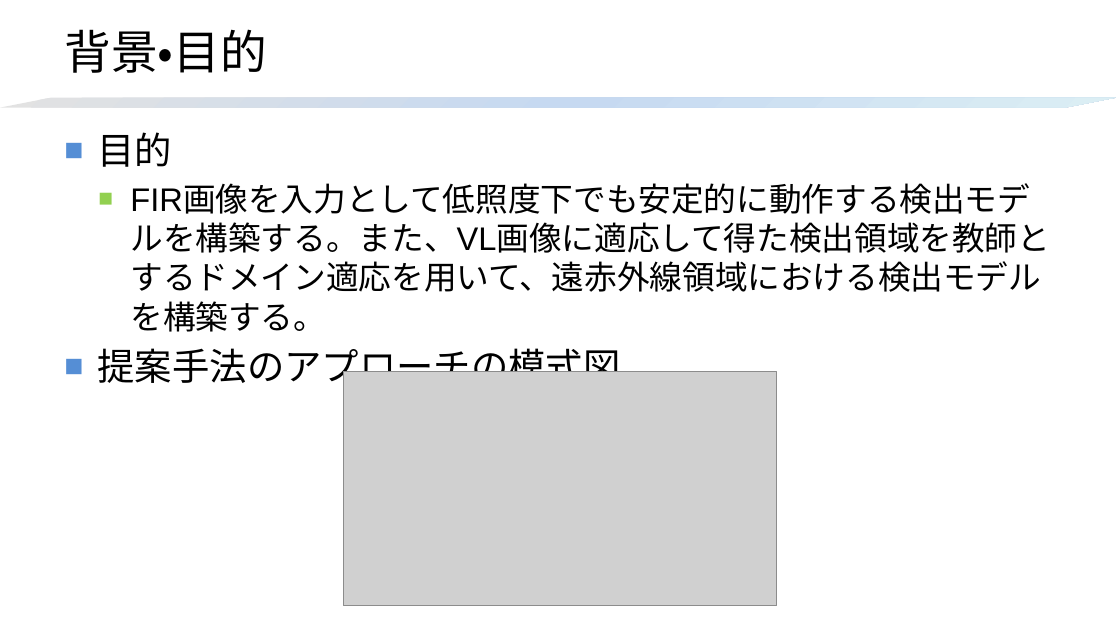
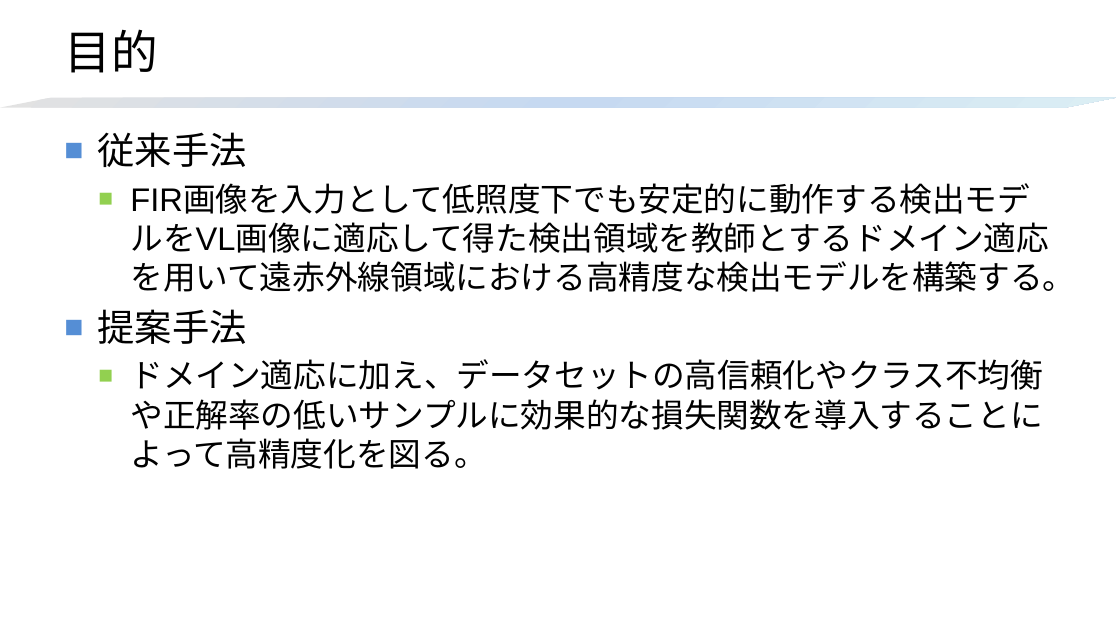
Before and after one commit to HagiriMigita/MDLab, a slide deck: slide 3 of kato.t2.pptx. Drawn at 1120x630 pixels with LibreOffice and Linux fonts; fonts in the diff are those of the drawing; grey boxes stand for pictures. Boxes give left, top, right and bottom in pixels: in the first picture for what was removed or moved away, otherwise in the second. Text is boxed around its words. In the diff, an @@ line names an element or a change of style, - is before the commit and + after.

```diff
--- a/kato.t2.pptx
+++ b/kato.t2.pptx
@@ title at (64, 29, 157, 73): text changed @@
-背景・目的
+目的
@@ text at (98, 132, 1075, 469): text changed @@
-■ 目的
-  ■ FIR画像を入力として低照度下でも安定的に動作する検出モデルを構築する。また、VL画像に適応して得た検出領域を教師とするドメイン適応を用いて、遠赤外線領域における検出モデルを構築する。
-■ 提案手法のアプローチの模式図
+■ 従来手法
+  ■ FIR画像を入力として低照度下でも安定的に動作する検出モデルをVL画像に適応して得た検出領域を教師とするドメイン適応を用いて遠赤外線領域における高精度な検出モデルを構築する。
+■ 提案手法
+  ■ ドメイン適応に加え、データセットの高信頼化やクラス不均衡や正解率の低いサンプルに効果的な損失関数を導入することによって高精度化を図る。
@@ picture removed at (343, 371, 776, 606) @@
```
Also in this commit, not shown: 13 other slides changed, 2 slides added, 2 slides removed.
